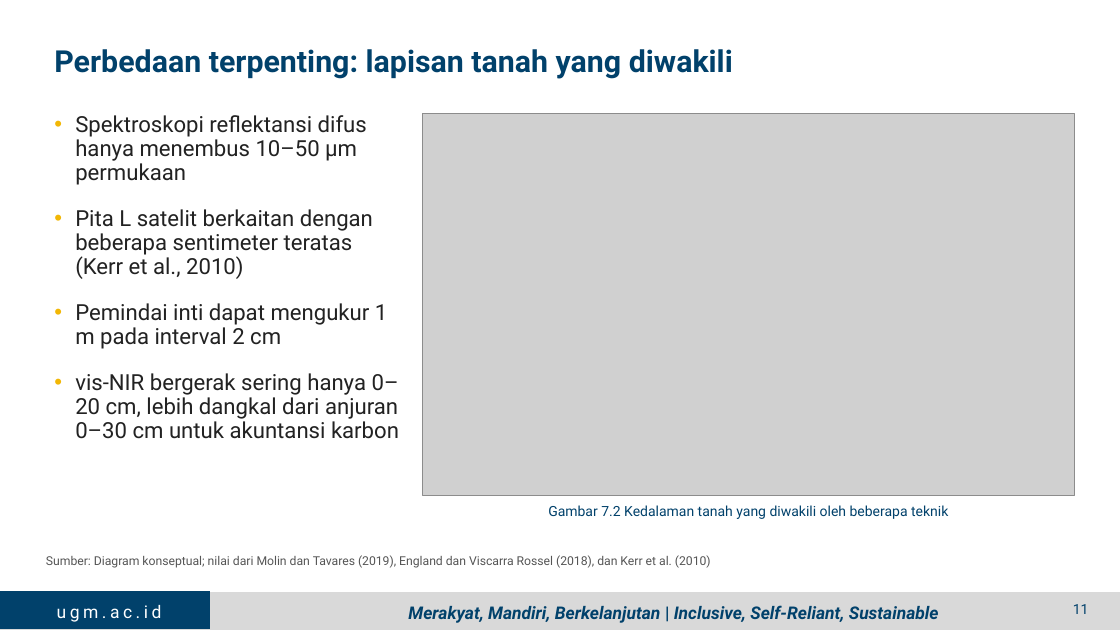
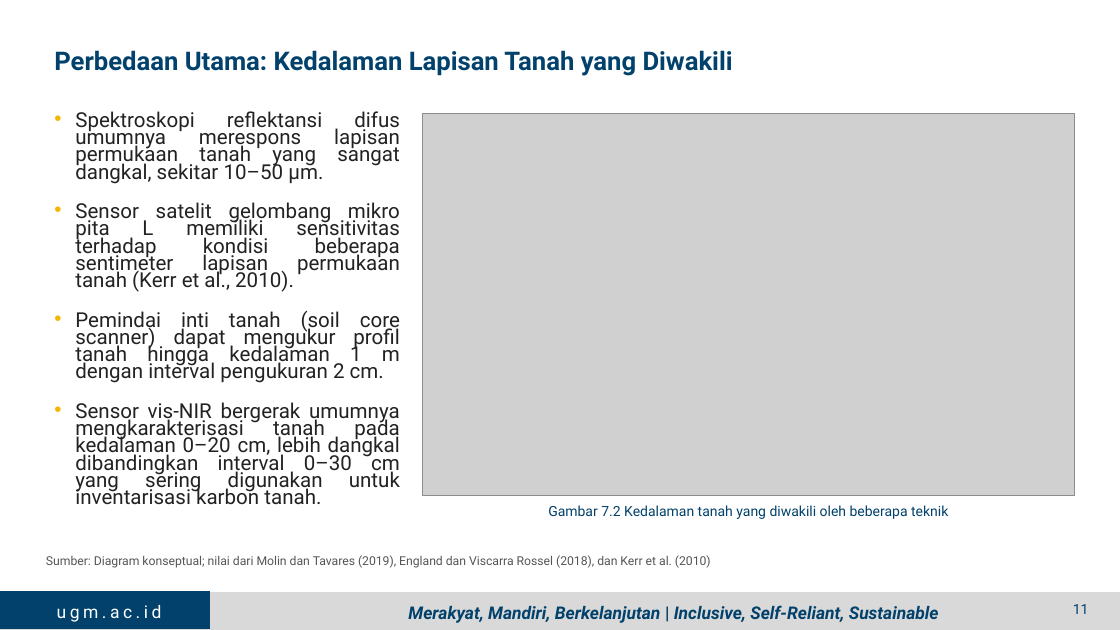
Before and after one commit to jhnhp/SMART, a slide deck: slide 10 of Output/Presentasi/PPT_4_Dr_Pandu_Proximal_Soil_Sensing.pptx (slide 11 before the commit). Drawn at 1120x630 pixels with LibreOffice and Linux fonts; fonts in the diff are those of the drawing; grey boxes stand for pictures; background and template pictures are left out. Boxes give left, top, right and bottom in pixels: in the first picture for what was removed or moved away, otherwise in the second. Text is boxed around its words. In the diff, an @@ line names an element or a change of style, - is before the commit and + after.

```diff
--- a/Output/Presentasi/PPT_4_Dr_Pandu_Proximal_Soil_Sensing.pptx
+++ b/Output/Presentasi/PPT_4_Dr_Pandu_Proximal_Soil_Sensing.pptx
@@ title at (54, 50, 733, 76): text changed; size 26 to 22 pt @@
-Perbedaan terpenting: lapisan tanah yang diwakili
+Perbedaan Utama: Kedalaman Lapisan Tanah yang Diwakili
@@ text at (75, 111, 400, 504): text changed; size 19 to 17.6 pt @@
-• Spektroskopi reflektansi difus hanya menembus 10–50 µm permukaan
-• Pita L satelit berkaitan dengan beberapa sentimeter teratas (Kerr et al., 2010)
-• Pemindai inti dapat mengukur 1 m pada interval 2 cm
-• vis-NIR bergerak sering hanya 0–20 cm, lebih dangkal dari anjuran 0–30 cm untuk akuntansi karbon
+• Spektroskopi reflektansi difus umumnya merespons lapisan permukaan tanah yang sangat dangkal, sekitar 10–50 µm.
+• Sensor satelit gelombang mikro pita L memiliki sensitivitas terhadap kondisi beberapa sentimeter lapisan permukaan tanah (Kerr et al., 2010).
+• Pemindai inti tanah (soil core scanner) dapat mengukur profil tanah hingga kedalaman 1 m dengan interval pengukuran 2 cm.
+• Sensor vis-NIR bergerak umumnya mengkarakterisasi tanah pada kedalaman 0–20 cm, lebih dangkal dibandingkan interval 0–30 cm yang sering digunakan untuk inventarisasi karbon tanah.
```
Also in this commit, not shown: 14 other slides changed, 6 slides removed, 12 other files.
